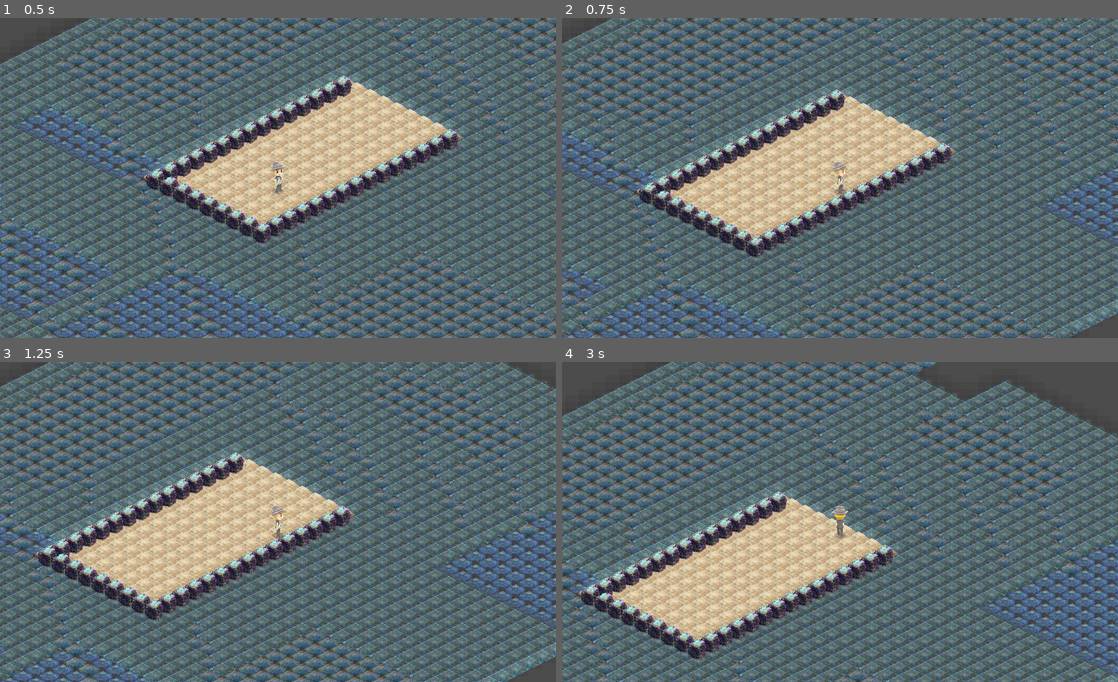
Above: before the commit, frames 1-4 (two rows, left to right).
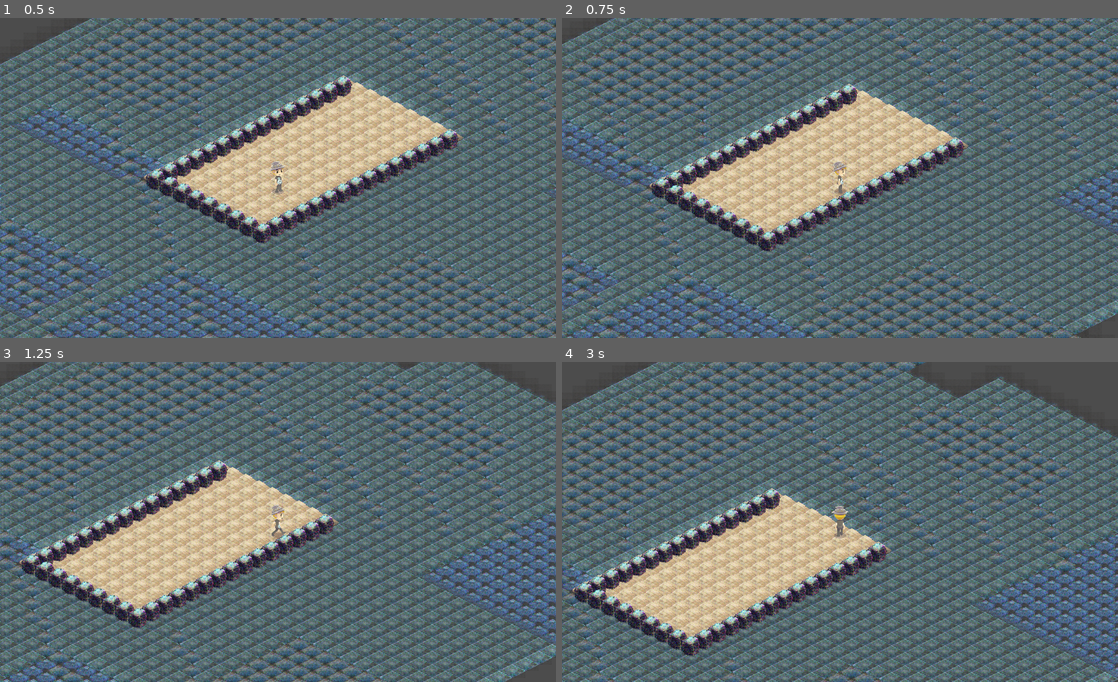
Above: after the commit, the same moments.

Repository: django-games/cgj2021
Game: Godot game, scene res://src/Levels/LevelTemplate.tscn
Two runs of this game, one before a commit and one after it. Both use one fixed random seed, a clock stepped at 60 frames per second and the inputs below.
Inputs:
- Up to frame 1 (0.5 s): no input
- Up to frame 2 (0.75 s): tap Enter at 0.5 s; hold Right (ui_right) from 0.53 s (still down); tap Shift (ui_dash) at 0.6 s
- Up to frame 3 (1.25 s): keep holding Right (ui_right)
- Up to frame 4 (3 s): release Right (ui_right) at 1.28 s; hold Down (ui_down) 1.28-2.03 s; tap Shift (ui_dash) at 1.35, 2.1, 2.85 s; hold Right (ui_right) 2.03-2.78 s; hold Up (ui_up) from 2.78 s (still down)

Frame 1 is identical in both runs. In frame 2, 60% of the frame differs, in the area x 0-100%, y 0-100%; in frame 3, 64%; in frame 4, 70%.

Commit message:
Dash animation

Diff:
--- a/project/src/Actors/Player.gd
+++ b/project/src/Actors/Player.gd
@@ -1,6 +1,8 @@
 extends KinematicBody2D
 
-export (int) var speed = 250
+export (int) var DEFAULT_SPEED = 250
+export (int) var DASH_SPEED = 1000
+var speed: int = DEFAULT_SPEED
 var velocity = Vector2()
 
 func get_input():
@@ -43,10 +45,15 @@
 	var move = 'move' + x_move + y_move
 	$AnimatedSprite.play(move)
 
+	if speed > DEFAULT_SPEED:
+		$AnimatedSprite.set_speed_scale(4.0)
+	else:
+		$AnimatedSprite.set_speed_scale(1.0)
+
 # Dash movement
 func dash():
-	speed *= 5.0
+	speed = DASH_SPEED
 	$DashTimer.start()
 
 func _on_DashTimer_timeout():
-	speed /= 5.0
+	speed = DEFAULT_SPEED
--- a/project/src/Actors/Player.tscn
+++ b/project/src/Actors/Player.tscn
@@ -306,6 +306,6 @@
 current = true
 
 [node name="DashTimer" type="Timer" parent="."]
-wait_time = 0.125
+wait_time = 0.25
 one_shot = true
 [connection signal="timeout" from="DashTimer" to="." method="_on_DashTimer_timeout"]
